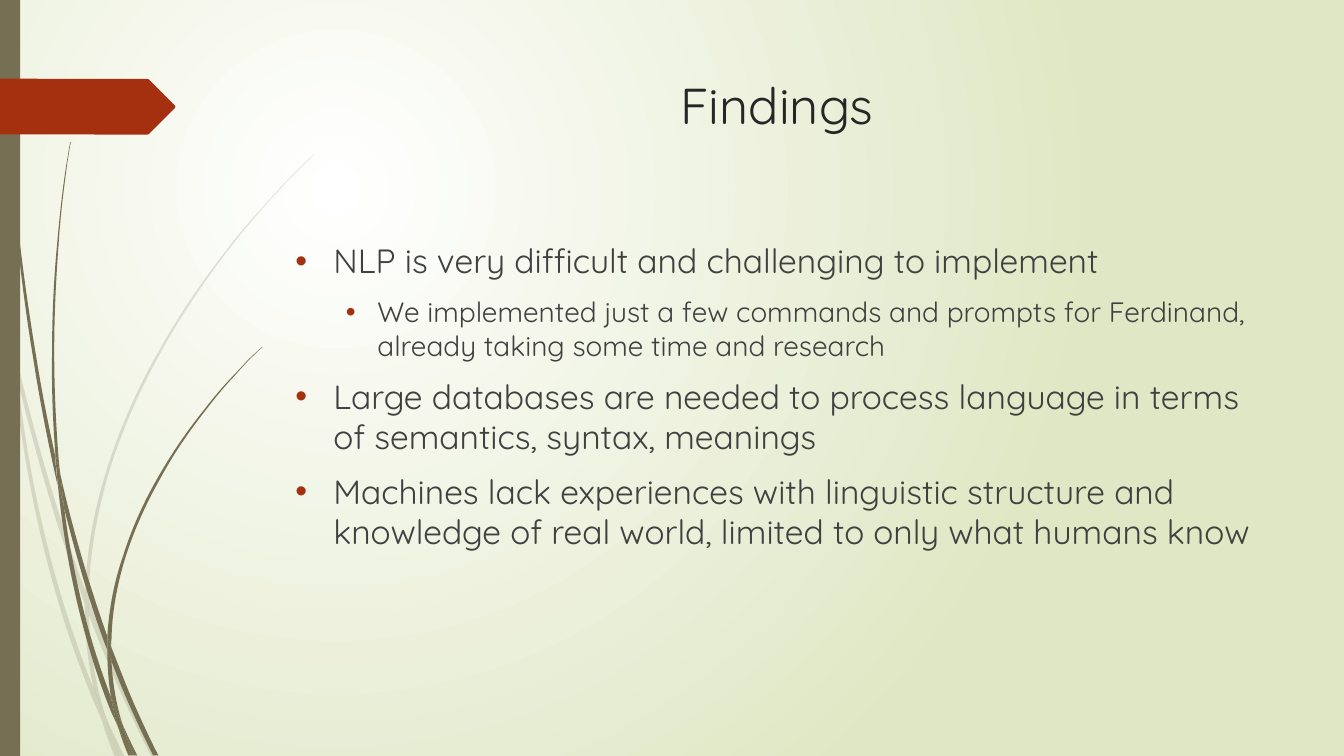
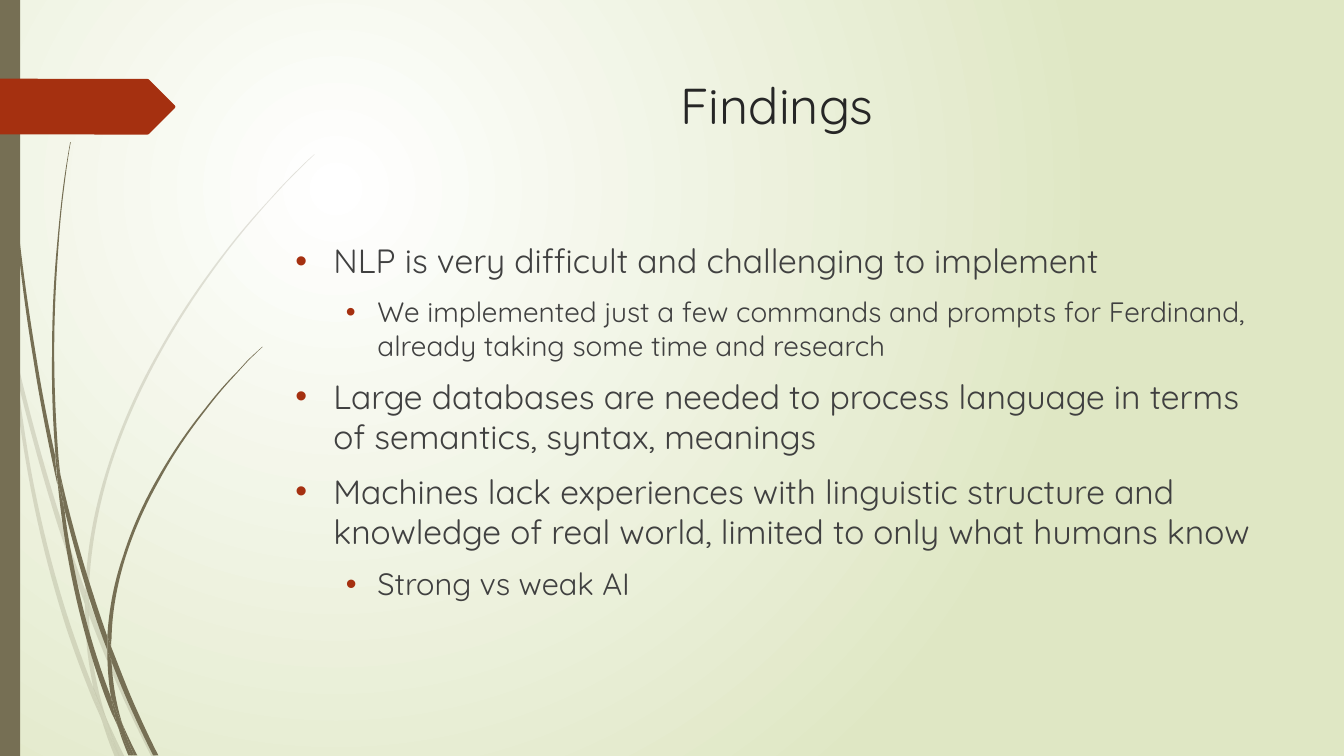
Before and after one commit to tglasser15/NLP_AI, a slide deck: slide 9 of Natural Language Processing.pptx. Drawn at 1344x756 pixels with LibreOffice and Linux fonts; fonts in the diff are those of the drawing. Boxes give left, top, right and bottom in pixels: in the first picture for what was removed or moved away, otherwise in the second. Text is boxed around its words. In the diff, an @@ line names an element or a change of style, - is before the commit and + after.

```diff
--- a/Natural Language Processing.pptx
+++ b/Natural Language Processing.pptx
@@ text at (377,572,630,601): paragraph added @@
+  • Strong vs weak AI
```
Also in this commit, not shown: 4 other slides changed, 1 other file.
